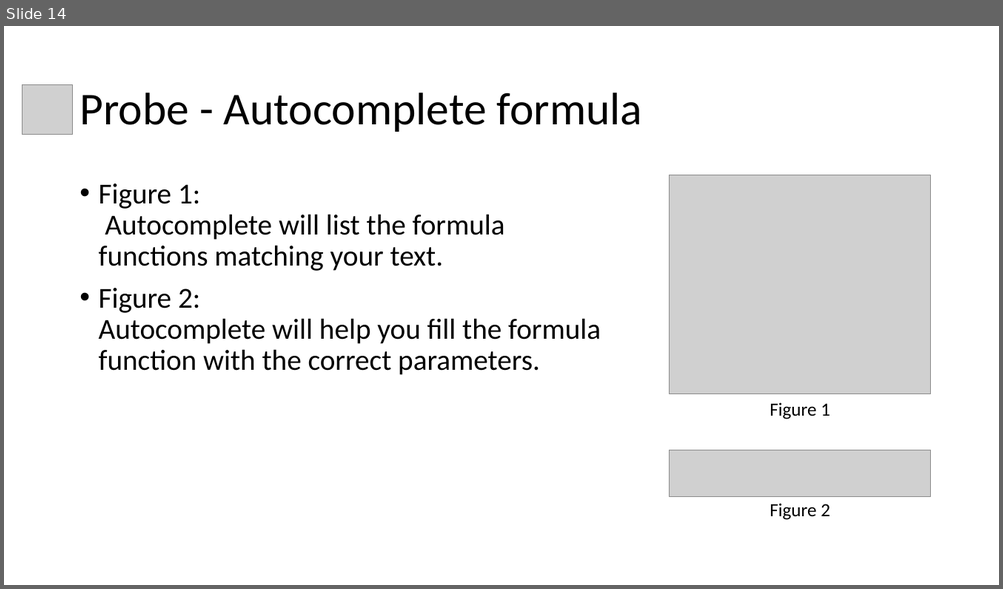
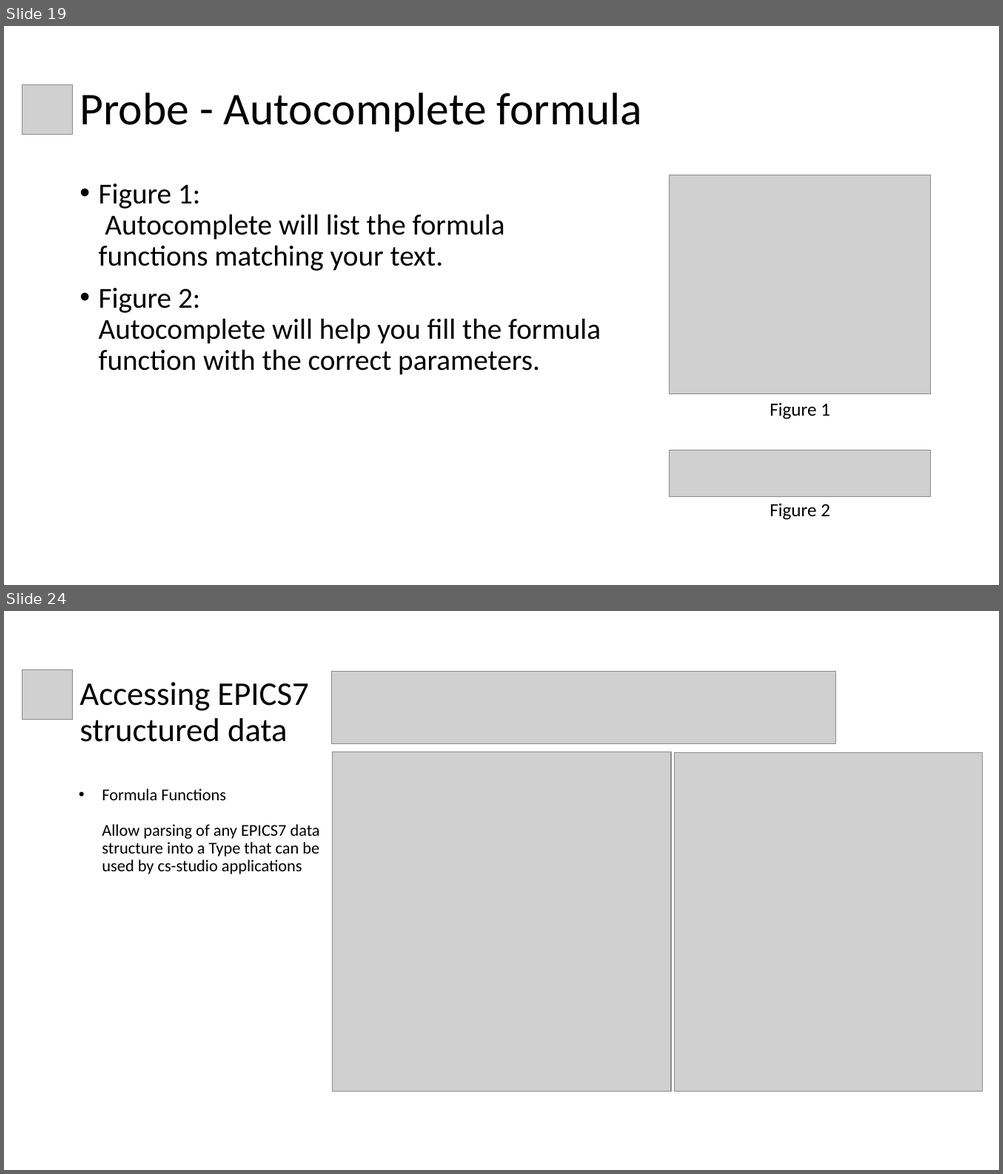
Before and after one commit to shroffk/cs-studio-training, a slide deck: presentations/1 CS-Studio - Probe.pptx. Shown one above the other, each under a label of ours: slide 14 before the commit, slides 19 and 24 after it; the slides between them are not shown. The pictures are 1003x589 and 1003x1174 pixels, drawn with LibreOffice and Linux fonts; fonts in the diff are those of the drawing; grey boxes stand for pictures. Boxes give left, top, right and bottom in pixels: in the first picture for what was removed or moved away, otherwise in the second. Text is boxed around its words. In the diff, an @@ line names an element or a change of style, - is before the commit and + after.

```diff
--- a/presentations/1 CS-Studio - Probe.pptx
+++ b/presentations/1 CS-Studio - Probe.pptx
@@ slide 24 added at bbox=[4, 611, 999, 1170], background #FFFFFF @@
@@ picture added at bbox=[22, 670, 72, 720] @@
@@ picture added at bbox=[332, 672, 836, 743] @@
@@ title added at bbox=[79, 682, 308, 742], 32 pt, text #000000 @@
+Accessing EPICS7 structured data
@@ picture added at bbox=[333, 752, 670, 1091] @@
@@ picture added at bbox=[674, 753, 982, 1091] @@
@@ text added at bbox=[102, 789, 320, 874], 16 pt, text #000000 @@
+• Formula Functions
+  Allow parsing of any EPICS7 data structure into a Type that can be used by cs-studio applications
@@ what was slide 14 is now slide 19 @@
```
Also in this commit, not shown: 1 slide changed, 10 other slides added, 24 other files.
